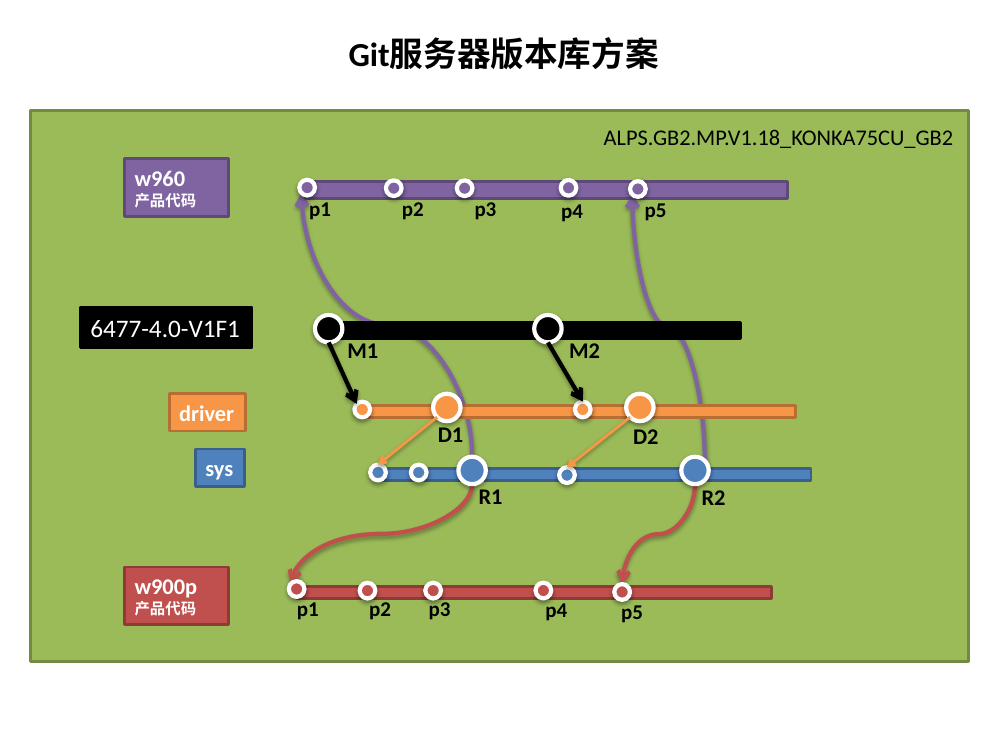
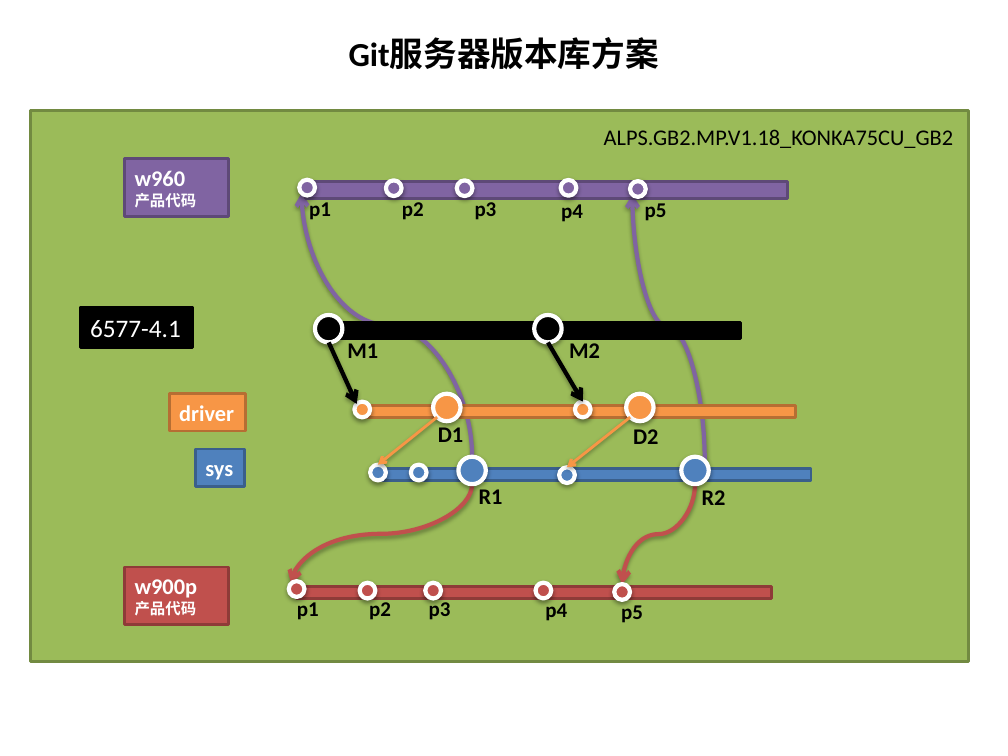
Before and after one commit to brucemj/git-doc, a slide deck: slide 1 of 课件/课件3/Git版本库操作规范.pptx. Drawn at 1008x756 pixels with LibreOffice and Linux fonts; fonts in the diff are those of the drawing. Boxes give left, top, right and bottom in pixels: in the first picture for what was removed or moved away, otherwise in the second. Text is boxed around its words. In the diff, an @@ line names an element or a change of style, - is before the commit and + after.

```diff
--- a/课件/课件3/Git版本库操作规范.pptx
+++ b/课件/课件3/Git版本库操作规范.pptx
@@ rectangle "6577-4.1": place and size @@
-rectangle "6577-4.1" at <box>81,307,252,348</box>
+rectangle "6577-4.1" at <box>81,307,193,348</box>
@@ text in rectangle at <box>90,320,181,338</box>: text changed @@
-6477-4.0-V1F1
+6577-4.1
```
Also in this commit, not shown: 2 slides added, 8 other files.
